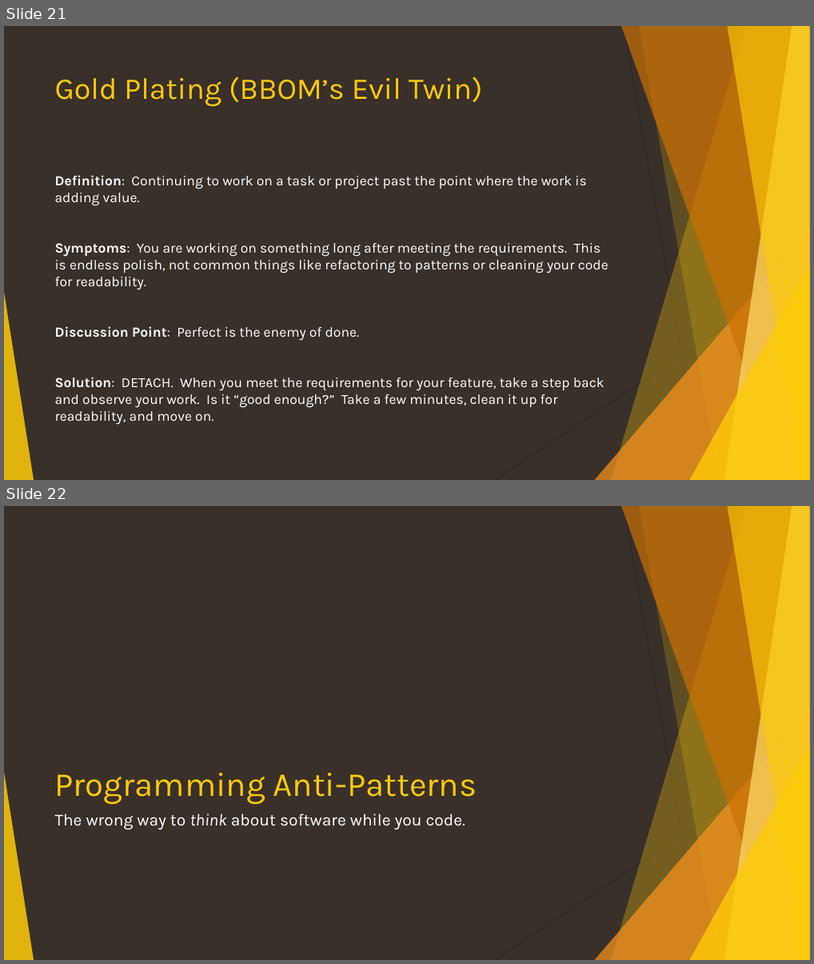
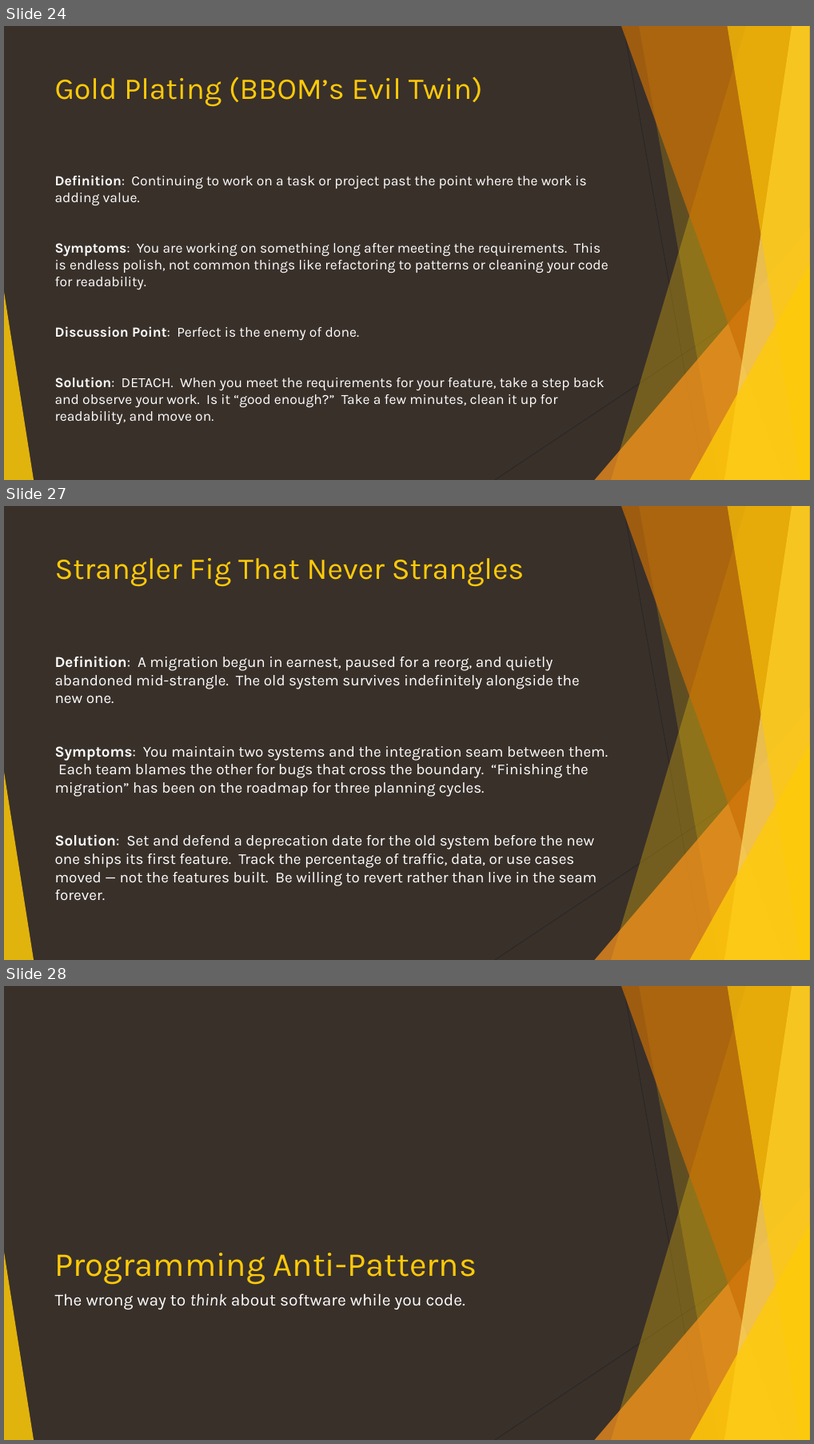
Before and after one commit to ericburcham/anti-patterns, a slide deck: anti-patterns.pptx. Shown one above the other, each under a label of ours: slides 21 and 22 before the commit, slides 24, 27 and 28 after it; the slides between them are not shown. The pictures are 814x964 and 814x1444 pixels, drawn with LibreOffice and Linux fonts; fonts in the diff are those of the drawing. Boxes give left, top, right and bottom in pixels: in the first picture for what was removed or moved away, otherwise in the second. Text is boxed around its words. In the diff, an @@ line names an element or a change of style, - is before the commit and + after.

```diff
--- a/anti-patterns.pptx
+++ b/anti-patterns.pptx
@@ slide 27 added at bbox=[4, 506, 810, 960], background #39302A; not listed: 10 template elements that a slide beside it also shows @@
@@ title added at bbox=[55, 558, 524, 587], 36 pt, text #FFCA08 @@
+Strangler Fig That Never Strangles
@@ text added at bbox=[55, 656, 608, 900], 18 pt, text #FFFFFF @@
+Definition: A migration begun in earnest, paused for a reorg, and quietly abandoned mid-strangle. The old system survives indefinitely alongside the new one.
+Symptoms: You maintain two systems and the integration seam between them. Each team blames the other for bugs that cross the boundary. “Finishing the migration” has been on the roadmap for three planning cycles.
+Solution: Set and defend a deprecation date for the old system before the new one ships its first feature. Track the percentage of traffic, data, or use cases moved — not the features built. Be willing to revert rather than live in the seam forever.
@@ what was slide 21 is now slide 24 @@
@@ what was slide 22 is now slide 28 @@
```
Also in this commit, not shown: 1 slide changed, 11 other slides added.
